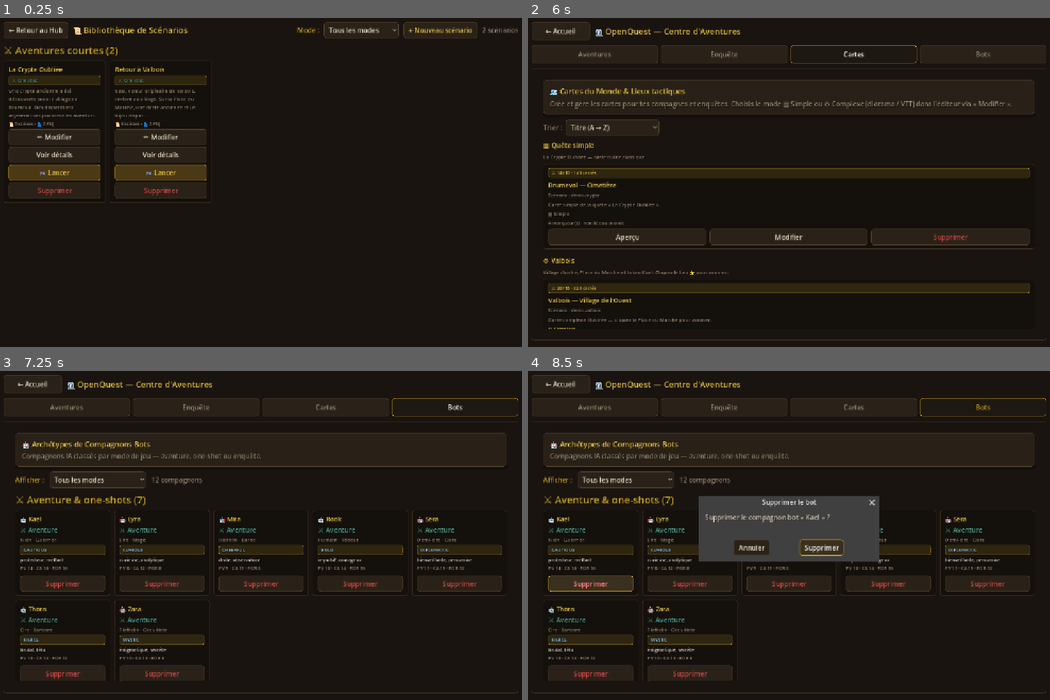
Above: before the commit, frames 1-4 (two rows, left to right).
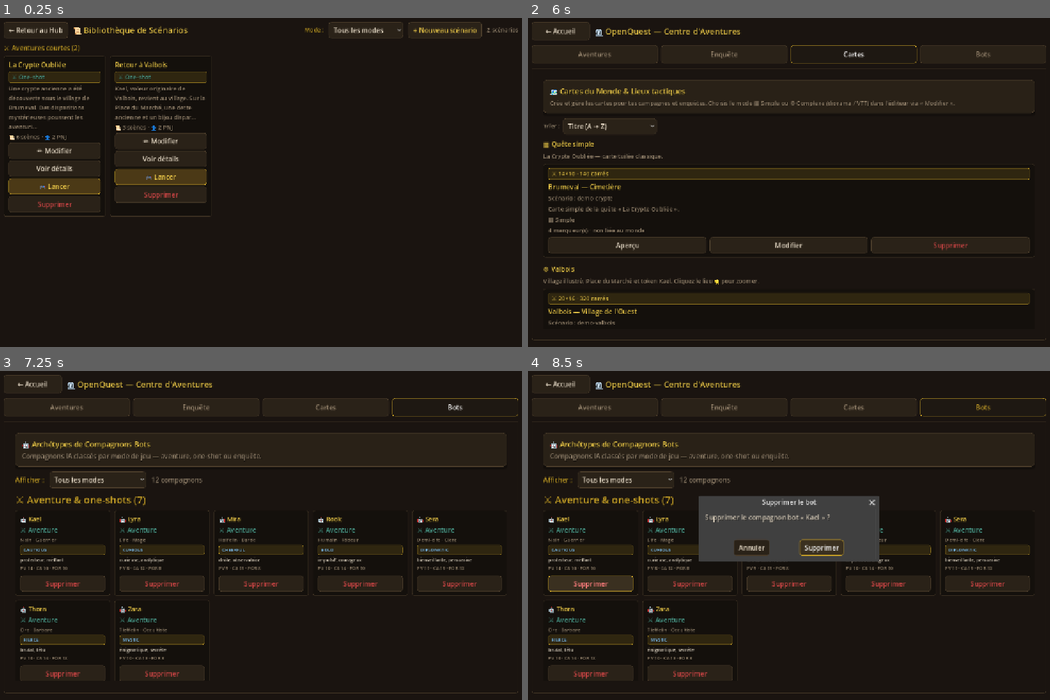
Above: after the commit, the same moments.

Repository: Poisson48/OpenQuest_jdr
Game: Godot game, scene res://scenes/scenario_list.tscn
Two runs of this game, one before a commit and one after it. Both use one fixed random seed, a clock stepped at 60 frames per second and the inputs below. This scene is started directly instead of the project's main scene.
Inputs:
- Up to frame 1 (0.25 s): no input
- Up to frame 2 (6 s): click "← Retour au Hub" at 0.5 s; click "← Accueil" at 1.25 s; click "Français" at 2 s; click "🎮 Lancer une partie" at 2.75 s; click "← Retour au Hub" at 3.5 s; click "Aventures" at 4.25 s; click "Enquête" at 5 s; click "Cartes" at 5.75 s
- Up to frame 3 (7.25 s): click "Bots" at 6.5 s
- Up to frame 4 (8.5 s): click "Tous les modes" at 7.25 s; click "Supprimer" at 8 s

The runs differ from the first frame. In frame 1, 6.3% of the frame differs, in the area x 0-100%, y 1-61%; in frame 2, 9.8%, in the area x 2-98%, y 25-95%; in frame 3, less than 0.1%; in frame 4, less than 0.1%.

Commit message:
Agrandit les polices des cartes scénarios et cartes du hub.
Les libellés Caption/Badge étaient trop petits (11–12px) et difficiles à lire.

Co-authored-by: Cursor <cursoragent@cursor.com>

Diff:
--- a/game/scenes/hub.tscn
+++ b/game/scenes/hub.tscn
@@ -234,6 +234,7 @@
 [node name="Desc" type="Label" parent="MainLayout/TabContainer/Cartes/VBox/PanelInfo/VBox"]
 layout_mode = 2
 theme_override_colors/font_color = Color(0.603922, 0.533333, 0.439216, 1)
+theme_override_font_sizes/font_size = 14
 autowrap_mode = 3
 text = "Crée et gère les cartes pour tes campagnes et enquêtes. Choisis le mode ▦ Simple ou ⚙️ Complexe (diorama / VTT) dans l'éditeur via « Modifier »."
 
@@ -245,6 +246,7 @@
 [node name="SortLabel" type="Label" parent="MainLayout/TabContainer/Cartes/VBox/MapsToolbar"]
 layout_mode = 2
 theme_override_colors/font_color = Color(0.603922, 0.533333, 0.439216, 1)
+theme_override_font_sizes/font_size = 14
 text = "Trier :"
 
 [node name="MapsSort" type="OptionButton" parent="MainLayout/TabContainer/Cartes/VBox/MapsToolbar"]
--- a/game/scenes/hub/panels/map_card.tscn
+++ b/game/scenes/hub/panels/map_card.tscn
@@ -16,12 +16,14 @@
 unique_name_in_owner = true
 layout_mode = 2
 theme_type_variation = &"BadgeLabel"
+theme_override_font_sizes/font_size = 14
 text = "⚔️ 0×0 · 0 carrés"
 
 [node name="LblTitle" type="Label" parent="VBox"]
 unique_name_in_owner = true
 layout_mode = 2
 theme_type_variation = &"HeadingLabel"
+theme_override_font_sizes/font_size = 16
 text = "Sans titre"
 autowrap_mode = 3
 
@@ -30,6 +32,7 @@
 visible = false
 layout_mode = 2
 theme_type_variation = &"CaptionLabel"
+theme_override_font_sizes/font_size = 14
 text = "Scénario :"
 autowrap_mode = 3
 
@@ -38,7 +41,7 @@
 visible = false
 layout_mode = 2
 theme_type_variation = &"CaptionLabel"
-theme_override_font_sizes/font_size = 12
+theme_override_font_sizes/font_size = 14
 text = ""
 autowrap_mode = 3
 
@@ -46,12 +49,14 @@
 unique_name_in_owner = true
 layout_mode = 2
 theme_type_variation = &"CaptionLabel"
+theme_override_font_sizes/font_size = 14
 text = "▦ Simple"
 
 [node name="LblMeta" type="Label" parent="VBox"]
 unique_name_in_owner = true
 layout_mode = 2
 theme_type_variation = &"CaptionLabel"
+theme_override_font_sizes/font_size = 14
 text = "0 marqueur(s)"
 
 [node name="Actions" type="HBoxContainer" parent="VBox"]
--- a/game/scenes/hub/panels/scenario_card.tscn
+++ b/game/scenes/hub/panels/scenario_card.tscn
@@ -15,6 +15,7 @@
 unique_name_in_owner = true
 layout_mode = 2
 theme_type_variation = &"HeadingLabel"
+theme_override_font_sizes/font_size = 16
 text = "Sans titre"
 autowrap_mode = 3
 
@@ -22,13 +23,14 @@
 unique_name_in_owner = true
 layout_mode = 2
 theme_type_variation = &"BadgeLabel"
+theme_override_font_sizes/font_size = 14
 text = "⚔️ One-shot"
 
 [node name="LblSynopsis" type="Label" parent="VBox"]
 unique_name_in_owner = true
 layout_mode = 2
 theme_type_variation = &"CaptionLabel"
-theme_override_font_sizes/font_size = 12
+theme_override_font_sizes/font_size = 14
 text = "Pas de synopsis."
 autowrap_mode = 3
 
@@ -36,6 +38,7 @@
 unique_name_in_owner = true
 layout_mode = 2
 theme_type_variation = &"CaptionLabel"
+theme_override_font_sizes/font_size = 14
 text = "📜 0 scènes · 👤 0 PNJ"
 
 [node name="Actions" type="VBoxContainer" parent="VBox"]
--- a/game/scenes/scenario_list.tscn
+++ b/game/scenes/scenario_list.tscn
@@ -54,6 +54,7 @@
 [node name="LblModeFilter" type="Label" parent="MainLayout/TopBar"]
 layout_mode = 2
 theme_override_colors/font_color = Color(0.788235, 0.635294, 0.152941, 1)
+theme_override_font_sizes/font_size = 14
 text = "Mode :"
 
 [node name="ModeFilter" type="OptionButton" parent="MainLayout/TopBar"]
@@ -71,6 +72,7 @@
 unique_name_in_owner = true
 layout_mode = 2
 theme_override_colors/font_color = Color(0.603922, 0.533333, 0.439216, 1)
+theme_override_font_sizes/font_size = 14
 text = "0 scénario(s)"
 
 [node name="ContentArea" type="Control" parent="MainLayout"]
--- a/game/scripts/hub.gd
+++ b/game/scripts/hub.gd
@@ -174,7 +174,7 @@
 	desc.text = hint
 	desc.autowrap_mode = TextServer.AUTOWRAP_WORD_SMART
 	desc.add_theme_color_override("font_color", ThemeColors.TEXT_MUTED)
-	desc.add_theme_font_size_override("font_size", 12)
+	desc.add_theme_font_size_override("font_size", 14)
 	section.add_child(desc)
 
 	if map_list.is_empty():
--- a/game/scripts/scenario_list.gd
+++ b/game/scripts/scenario_list.gd
@@ -201,6 +201,7 @@
 			lbl.text = "Aucun scénario ne correspond à ce mode."
 	lbl.horizontal_alignment = HORIZONTAL_ALIGNMENT_CENTER
 	lbl.add_theme_color_override("font_color", ThemeColors.TEXT_MUTED)
+	lbl.add_theme_font_size_override("font_size", 14)
 	scenario_sections_root.add_child(lbl)
 
 func _add_scenario_section(title: String, scenarios: Array) -> void:
@@ -212,6 +213,7 @@
 	header.text = "%s (%d)" % [title, scenarios.size()]
 	header.add_theme_color_override("font_color", ThemeColors.GOLD)
 	header.theme_type_variation = "HeaderMedium"
+	header.add_theme_font_size_override("font_size", 16)
 	section.add_child(header)
 
 	var grid := GridContainer.new()
